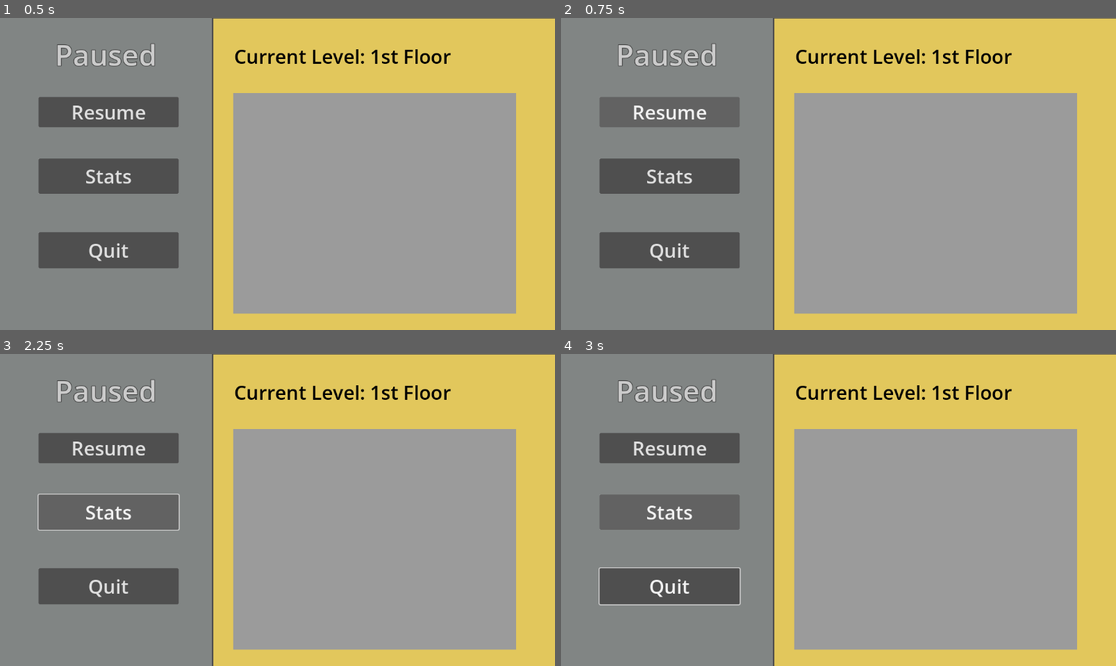
Above: before the commit, frames 1-4 (two rows, left to right).
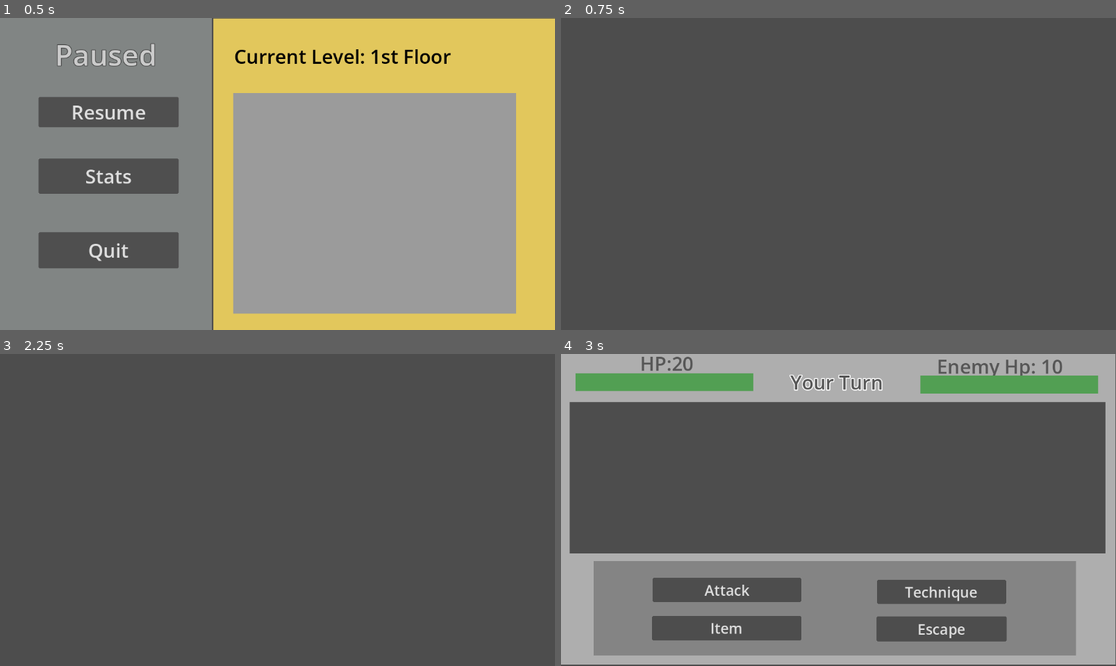
Above: after the commit, the same moments.

Repository: harrilo-boop/Final-design
Game: Godot game, scene res://scenes/UI_scene/Pause_menu.tscn
Two runs of this game, one before a commit and one after it. Both use one fixed random seed, a clock stepped at 60 frames per second and the inputs below. This scene is started directly instead of the project's main scene.
Inputs (mouse positions are in pixels of both pictures, inside the frame that each line leads up to):
- Up to frame 1 (0.5 s): no input
- Up to frame 2 (0.75 s): click "Resume" at 0.5 s
- Up to frame 3 (2.25 s): click (111, 513) at 1.25 s, where only the run before the commit has a clickable "Stats"; tap Enter at 2 s; hold D (ui_right) from 2.03 s (still down)
- Up to frame 4 (3 s): tap Space at 2.75 s; release D (ui_right) at 2.78 s; hold S (ui_down) from 2.78 s (still down)

Frame 1 is identical in both runs. In frame 2, 92% of the frame differs, in the area x 0-100%, y 0-100%; in frame 3, 92%; in frame 4, 78%.

Commit message:
fix several bugs

Diff:
--- /dev/null
+++ b/final-project/resources/Tech/Fire_tech2.tres
@@ -0,0 +1,12 @@
+[gd_resource type="Resource" script_class="tech_resource" format=3 uid="uid://fkib4cd8abkf"]
+
+[ext_resource type="Script" uid="uid://cdhyyklnof0xc" path="res://script/Resource_script/resource_tech.gd" id="1_4nfat"]
+
+[resource]
+script = ExtResource("1_4nfat")
+tech_name = "Fire ball"
+ability = 1
+tech_atk = 6
+tech_tp = 5
+required_level = 3
+metadata/_custom_type_script = "uid://cdhyyklnof0xc"
--- a/final-project/resources/Tech/Water_tech1.tres
+++ b/final-project/resources/Tech/Water_tech1.tres
@@ -7,4 +7,5 @@
 tech_name = "Water ball"
 ability = 2
 tech_atk = 2
+tech_tp = 1
 metadata/_custom_type_script = "uid://cdhyyklnof0xc"
--- a/final-project/resources/Tech/Wind_tech1.tres
+++ b/final-project/resources/Tech/Wind_tech1.tres
@@ -8,5 +8,5 @@
 ability = 4
 tech_atk = 4
 tech_tp = 3
-required_level = 3
+required_level = 2
 metadata/_custom_type_script = "uid://cdhyyklnof0xc"
--- a/final-project/script/Global_script/global.gd
+++ b/final-project/script/Global_script/global.gd
@@ -37,6 +37,7 @@
 
 #For locating player's last position before entering the battle
 var last_position: Vector2 = Vector2.ZERO
+var last_scene:String = "overworld"
 
 #Enemy's stats
 var enemy_hp:int = 10
@@ -59,6 +60,7 @@
 var techs = {
 	#Ability-----Fire
 	"Flame" : load("res://resources/Tech/Fire_tech1.tres"),
+	"Fire ball": load("res://resources/Tech/Fire_tech2.tres"),
 	#Ability-----Water
 	"Water ball": load("res://resources/Tech/Water_tech1.tres"),
 	#Ability-----Electric
@@ -81,8 +83,8 @@
 	equipped_tech[1] = techs["Water ball"]
 	equipped_tech[2] = null
 	equipped_tech[3] = null
-	equipped_weapon = load("res://resources/Weapon/Weapon_base1.tres")
-	equipped_armor = load("res://resources/Armor/Armor_base1.tres")
+	equipped_weapon = weapons["Starter sword"]
+	equipped_armor = armors["Starter armor"]
 	xp_needed = level_up(xp_level)
 
 func player_stats() -> void:
--- /dev/null
+++ b/final-project/script/Global_script/item_manager.gd
@@ -0,0 +1 @@
+extends Resource
--- a/final-project/script/Global_script/navigation_manager.gd
+++ b/final-project/script/Global_script/navigation_manager.gd
@@ -16,14 +16,19 @@
 	match level_tag:
 		"overworld":
 			scene_to_load = SCENE_OVERWORLD
+			Global.last_scene = "overworld"
 		"Town":
 			scene_to_load = SCENE_TOWN
+			Global.last_scene = "Town"
 		"WeaponShop":
 			scene_to_load = SCENE_WSHOP
+			Global.last_scene = "WeaponShop"
 		"TechniqueShop":
 			scene_to_load = SCENE_TSHOP
+			Global.last_scene = "TechniqueShop"
 		"ItemShop":
 			scene_to_load = SCENE_ISHOP
+			Global.last_scene = "ItemShop"
 
 	if scene_to_load == null:
 		return
--- a/final-project/script/System_script/battle.gd
+++ b/final-project/script/System_script/battle.gd
@@ -66,12 +66,15 @@
 	learn_tech_yes.hide()
 	learn_tech_no.hide()
 
-func _process(delta) -> void:
+func _process(delta: float) -> void:
 	player_bar.value = player_hp
 	player_bar.max_value = max_hp
 	enemy_bar.max_value = max_enemy_hp
 	enemy_bar.value = enemy_hp
 	hp_ui.text = "HP:" + str(player_hp)
+	if Input.is_action_just_pressed("ui_cancel"):
+		options_button.show()
+		tech_options.hide()
 
 func player_turn_change() -> void:
 	player_turn = false
@@ -154,6 +157,7 @@
 		options_button.show()
 	if enemy_hp == 0:
 			xp_earn = enemy_resource.xp_give
+			print(player_hp)
 			battle_end()
 
 func _on_option_1_pressed() -> void:
@@ -164,5 +168,6 @@
 	_tech_options(tech_3.text)
 func _on_option_4_pressed() -> void:
 	_tech_options(tech_4.text)
+
 func _escape() -> void:
 	get_tree().call_deferred("change_scene_to_file", "res://scenes/map_scene/overworld.tscn")
--- a/final-project/script/System_script/pause_menu.gd
+++ b/final-project/script/System_script/pause_menu.gd
@@ -1,8 +1,24 @@
 extends Control
 
+func _process(delta: float) -> void:
+	if Input.is_action_just_pressed("ui_cancel"):
+		_find_last_scene()
+
 func _resume() -> void:
-	get_tree().call_deferred("change_scene_to_file", "res://scenes/overworld.tscn")
-
+	_find_last_scene()
 
 func _quit() -> void:
 	get_tree().quit()
+
+func _find_last_scene() -> void:
+	var find_scene = Global.last_scene
+	if find_scene == "overworld":
+		get_tree().call_deferred("change_scene_to_file", "res://scenes/map_scene/overworld.tscn")
+	elif find_scene == "Town":
+		get_tree().call_deferred("change_scene_to_file", "res://scenes/map_scene/Town.tscn")
+	elif find_scene == "WeaponShop":
+		get_tree().call_deferred("change_scene_to_file", "res://scenes/map_scene/WeaponShop.tscn")
+	elif find_scene == "TechniqueShop":
+		get_tree().call_deferred("change_scene_to_file", "res://scenes/map_scene/TechniqueShop.tscn")
+	elif find_scene == "ItemShop":
+		get_tree().call_deferred("change_scene_to_file", "res://scenes/map_scene/ItemShop.tscn")
Not shown, added: final-project/script/Global_script/item_manager.gd.uid
